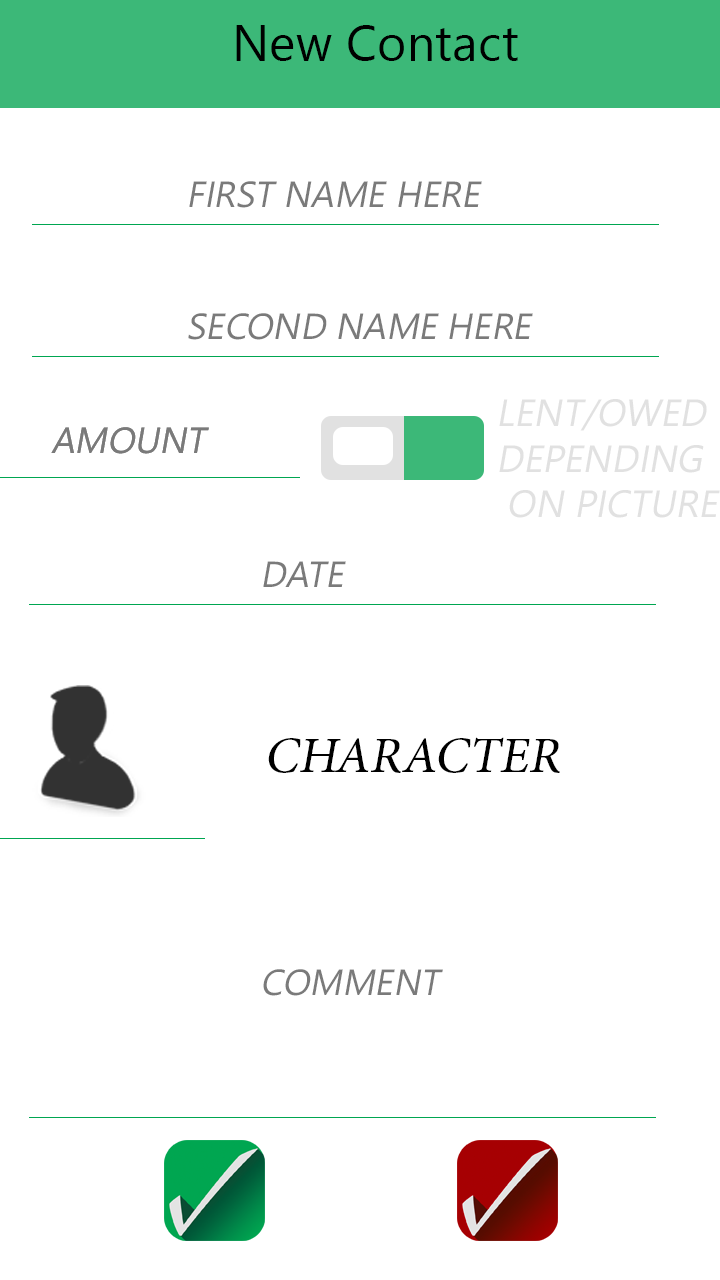
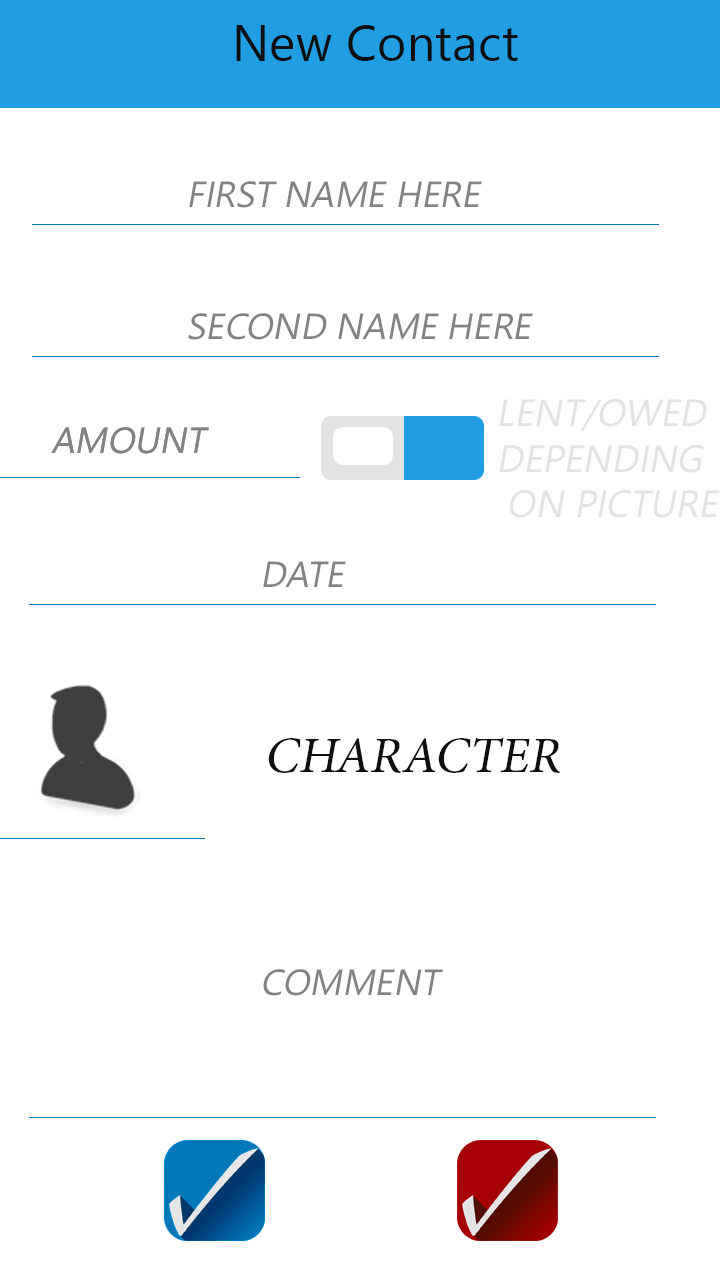
Layer changes from the first 720×1280 image to the second:
pixels changed over <box>0,0,720,1241</box> (layer not identified)
